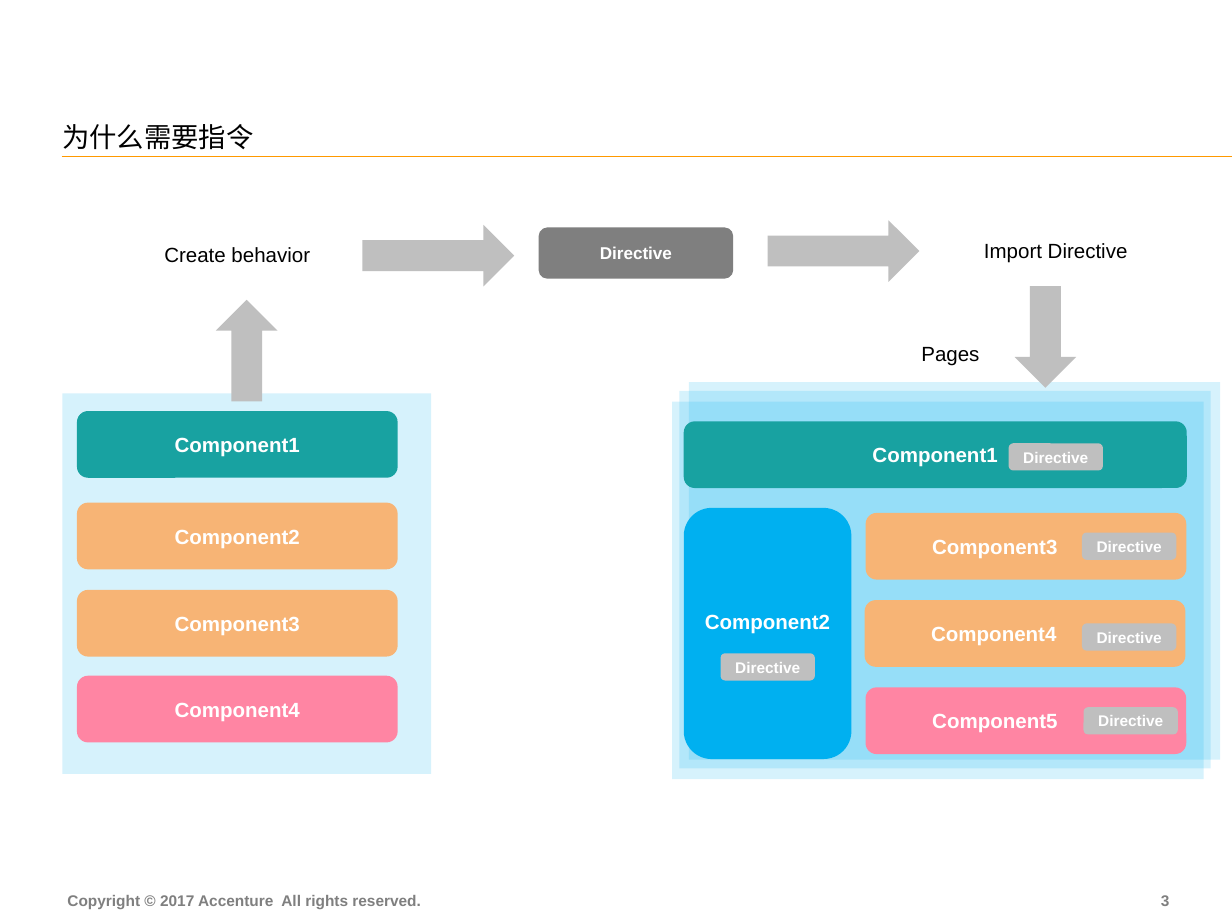
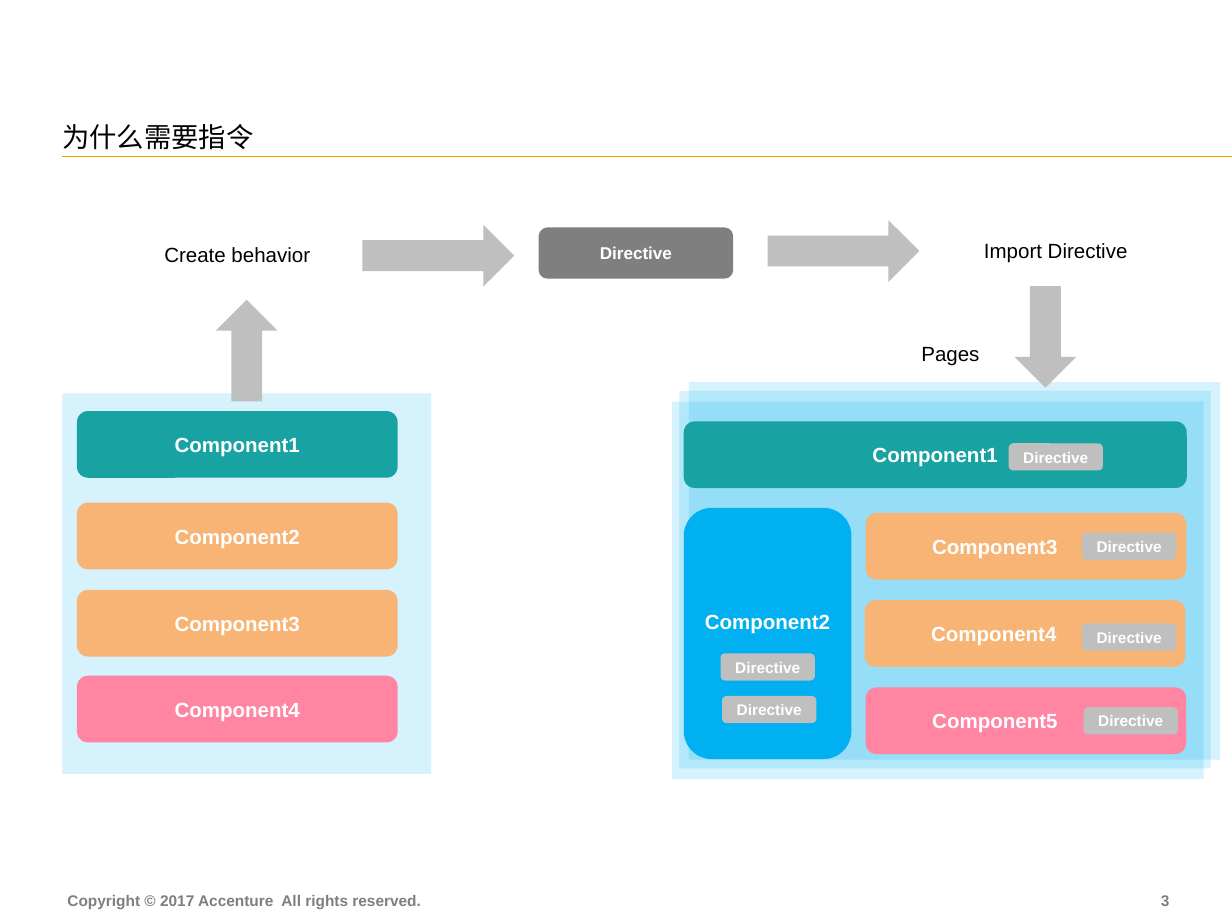
Before and after one commit to FS-Angular-Interest-Group/AngularTraining, a slide deck: slide 4 of PPT/06-Accenture-FS-Angular-Directive.pptx. Drawn at 1232x924 pixels with LibreOffice and Linux fonts; fonts in the diff are those of the drawing. Boxes give left, top, right and bottom in pixels: in the first picture for what was removed or moved away, otherwise in the second. Text is boxed around its words. In the diff, an @@ line names an element or a change of style, - is before the commit and + after.

```diff
--- a/PPT/06-Accenture-FS-Angular-Directive.pptx
+++ b/PPT/06-Accenture-FS-Angular-Directive.pptx
@@ rounded rectangle added at bbox=[722, 696, 817, 723], fill #BFBFBF, 9 pt, text #FFFFFF, bold @@
+Directive
```
Also in this commit, not shown: 3 other slides changed, 13 other files.
